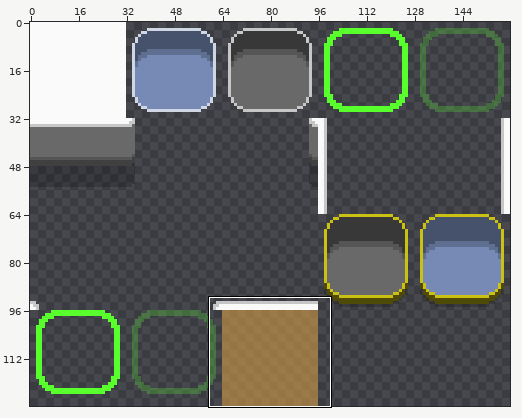
One commit to this sprite sheet: Assets/Sprites/CellBack.png. Above, an overview of the earlier version with the close-up marked.
Close-up. First the earlier version:
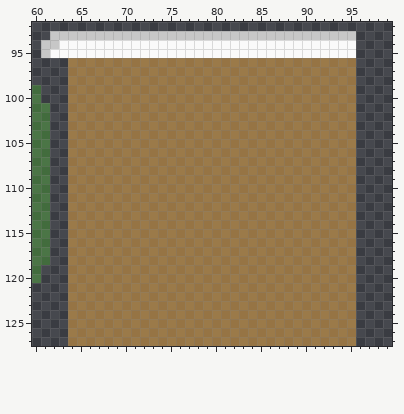
The file is 160x128 pixels. Colours within 5 levels of each other are drawn and written as one. Shown: x 60..99, y 92..127.
Once edited:
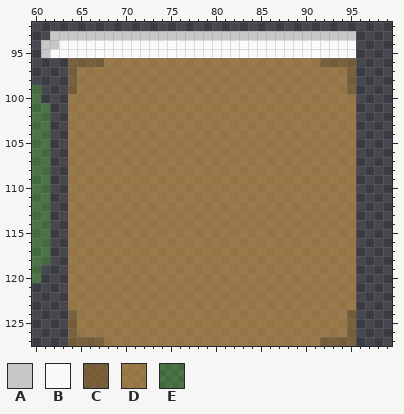
Palette (. is transparent): A #c7c7c7  B #fafafa  C #9e733393  D #d99e4593  E #59ff2d3f
Author's note on the commit: 레벨에디터 크기 변경 헬퍼 이미지 수정
Changes in this commit:
Colour D gives way to colour C in row 96 at x 64 to 67 and 92 to 95; in rows 97 to 99 at x 64 and 95; in rows 124 to 126 at x 64 and 95; in row 127 at x 64 to 67 and 92 to 95.
Pixel boxes of the changes (left, top, right, bottom) in both close-ups:
changed: (68, 58, 104, 94)
changed: (320, 58, 356, 94)
changed: (68, 310, 104, 346)
changed: (320, 310, 356, 346)
